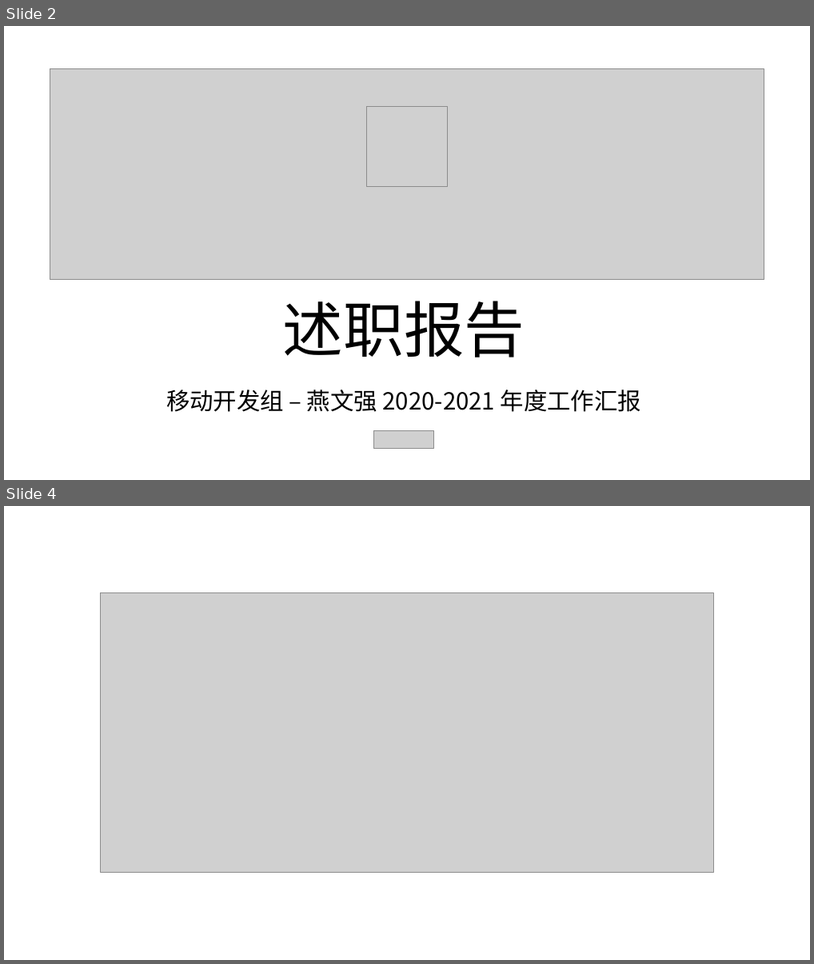
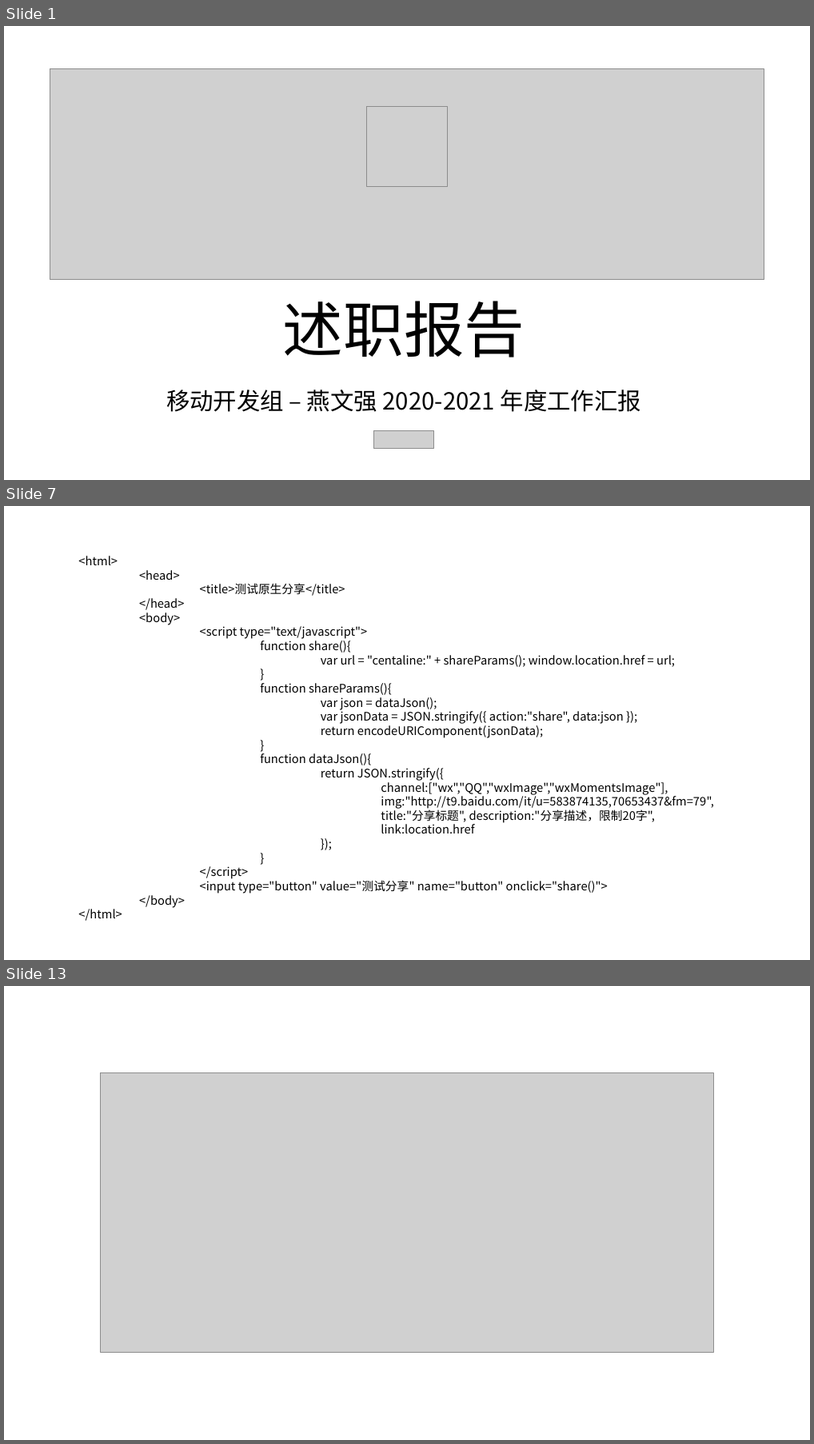
Before and after one commit to Andy888888/Mobile_Develop_Res, a slide deck: PPT/燕文强2020-2021年度述职报告.pptx. Shown one above the other, each under a label of ours: slides 2 and 4 before the commit, slides 1, 7 and 13 after it; the slides between them are not shown. The pictures are 814x964 and 814x1444 pixels, drawn with LibreOffice and Linux fonts; fonts in the diff are those of the drawing; grey boxes stand for pictures. Boxes give left, top, right and bottom in pixels: in the first picture for what was removed or moved away, otherwise in the second. Text is boxed around its words. In the diff, an @@ line names an element or a change of style, - is before the commit and + after.

```diff
--- a/PPT/燕文强2020-2021年度述职报告.pptx
+++ b/PPT/燕文强2020-2021年度述职报告.pptx
@@ slide 7 added at (4,506,810,960), background #FFFFFF @@
@@ text added at (78,556,714,893), 14 pt, text #000000 @@
+<html>
+<head>
+<title>测试原生分享</title>
+</head>
+<body>
+<script type="text/javascript">
+function share(){
+var url = "centaline:" + shareParams(); window.location.href = url;
+}
+function shareParams(){
+var json = dataJson();
+var jsonData = JSON.stringify({ action:"share", data:json });
+return encodeURIComponent(jsonData);
+}
+function dataJson(){
+return JSON.stringify({
+channel:["wx","QQ","wxImage","wxMomentsImage"],
+img:"http://t9.baidu.com/it/u=583874135,70653437&fm=79",
+title:"分享标题", description:"分享描述，限制20字",
+link:location.href
+});
+}
+</script>
+<input type="button" value="测试分享" name="button" onclick="share()">
+</body>
+</html>
@@ what was slide 2 is now slide 1 @@
@@ what was slide 4 is now slide 13 @@
```
Also in this commit, not shown: 1 slide changed, 8 other slides added, 1 slide removed.
